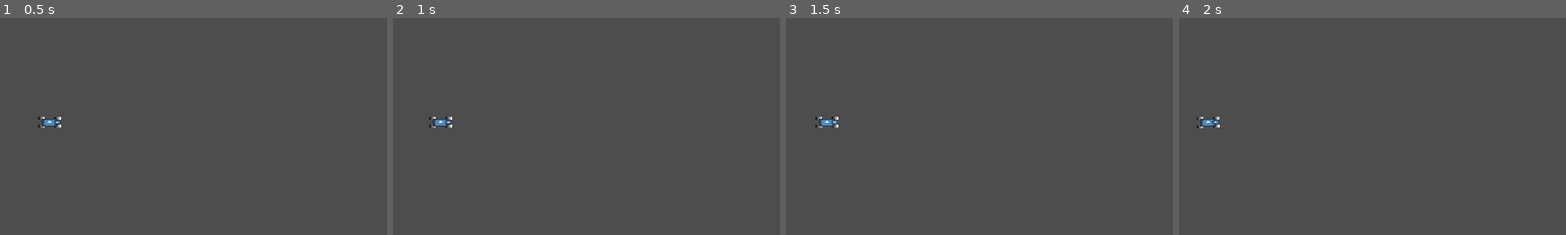
Above: before the commit, frames 1-4 (left to right).
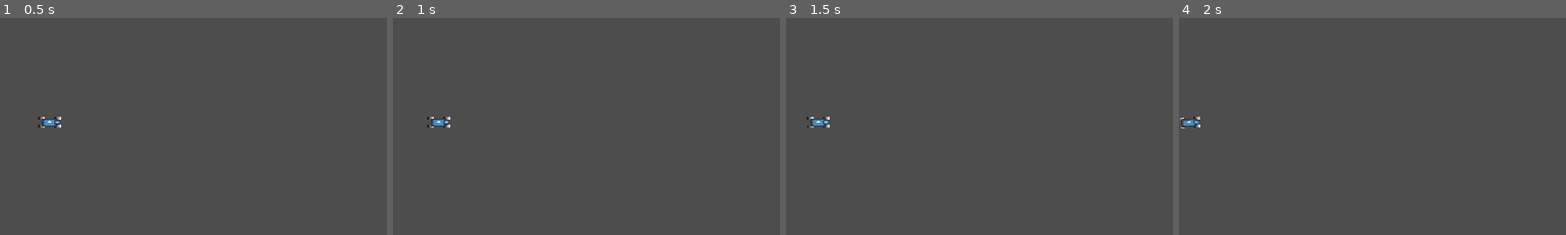
Above: after the commit, the same moments.

Repository: TeddySauyet/AIDriver
Game: Godot game, scene res://src/car/tests/empty_room_test.tscn
Two runs of this game, one before a commit and one after it. Both use one fixed random seed, a clock stepped at 60 frames per second and the inputs below. The project has no main scene, so this scene is started directly. The engine's default icon, where the game draws it, is replaced by a stand-in: a white triangle on a blue panel in a dark square.
Inputs:
- Up to frame 1 (0.5 s): no input
- Up to frame 2 (1 s): tap Enter at 0.5 s; hold Space (backup) from 0.53 s (still down); tap A (a) at 0.6 s; tap D (d) at 0.8 s
- Up to frame 3 (1.5 s): keep holding Space (backup); tap D (d) at 1.35 s
- Up to frame 4 (2 s): keep holding Space (backup); tap S (s) at 1.55 s
The pictures show only the part of the screen within x 0-50%, y 16-65%; the shares and areas given below are measured in that part.

Frame 1 is identical in both runs. In frame 2, 0.2% of the frame differs, in the area x 8-16%, y 45-51%; in frame 3, 0.3%; in frame 4, 0.3%, in the area x 0-11%, y 45-51%.

Commit message:
Added some debuggin colors and whatnot. Not sure I like it tbh. We'll figure it out.

Diff:
--- a/src/car/car.gd
+++ b/src/car/car.gd
@@ -6,18 +6,16 @@
 @onready var wheel_pf : Wheel = %Wheel_PF
 @onready var wheel_pr : Wheel = %Wheel_PR
 
-var driving_force : float = 100
-var braking_force : float = 200
+var driving_force : float = 20000
+var braking_force : float = 200000
 
 var wasd_turn_angle := 20 * PI/180.0
 
-var drag : float = 0.001
+var drag : float = 0.1
 
 @onready var wheels : Array[Wheel] = [wheel_df,wheel_dr,wheel_pf,wheel_pr]
 @onready var front_wheels : Array[Wheel] = [wheel_df,wheel_pf]
 @onready var back_wheels : Array[Wheel] = [wheel_dr,wheel_pr]
-
-
 
 func _physics_process(delta):
 	var driving = Input.get_action_strength('w') * driving_force
@@ -32,6 +30,7 @@
 	#print(turn)
 
 	for wheel in front_wheels:
+		wheel.mass = mass/4
 		wheel.angle = turn * wasd_turn_angle
 		var f := wheel.get_response_force(vel_for_wheel,0.0,braking)
 		f = f.rotated(transform.x.angle())
@@ -39,6 +38,7 @@
 		locations.push_back(wheel.global_position - global_position)
 
 	for wheel in back_wheels:
+		wheel.mass = mass/4
 		var f := wheel.get_response_force(vel_for_wheel,driving,braking)
 		f = f.rotated(transform.x.angle())
 		total_forces.push_back(f)
--- a/src/car/car.tscn
+++ b/src/car/car.tscn
@@ -1,14 +1,36 @@
-[gd_scene load_steps=5 format=3 uid="uid://cjs2mth6xs8ck"]
+[gd_scene load_steps=10 format=3 uid="uid://cjs2mth6xs8ck"]
 
 [ext_resource type="Script" path="res://src/car/car.gd" id="1_8gwus"]
 [ext_resource type="PackedScene" uid="uid://bl6uktmivykty" path="res://src/car/wheel.tscn" id="2_olv8x"]
 [ext_resource type="Texture2D" uid="uid://byqne3cqno5s1" path="res://icon.svg" id="3_x6jew"]
 
+[sub_resource type="Gradient" id="Gradient_b2yit"]
+
+[sub_resource type="GradientTexture1D" id="GradientTexture1D_monu3"]
+resource_local_to_scene = true
+gradient = SubResource("Gradient_b2yit")
+width = 16
+
+[sub_resource type="GradientTexture1D" id="GradientTexture1D_6yea4"]
+resource_local_to_scene = true
+gradient = SubResource("Gradient_b2yit")
+width = 16
+
+[sub_resource type="GradientTexture1D" id="GradientTexture1D_sfo5l"]
+resource_local_to_scene = true
+gradient = SubResource("Gradient_b2yit")
+width = 16
+
+[sub_resource type="GradientTexture1D" id="GradientTexture1D_fkapw"]
+resource_local_to_scene = true
+gradient = SubResource("Gradient_b2yit")
+width = 16
+
 [sub_resource type="RectangleShape2D" id="RectangleShape2D_8x0l0"]
 size = Vector2(40, 20)
 
 [node name="Car" type="RigidBody2D"]
-mass = 4.0
+mass = 400.0
 gravity_scale = 0.0
 script = ExtResource("1_8gwus")
 
@@ -16,17 +38,29 @@
 unique_name_in_owner = true
 position = Vector2(20, -10)
 
+[node name="Sprite2D" parent="Wheel_DF" index="0"]
+texture = SubResource("GradientTexture1D_monu3")
+
 [node name="Wheel_DR" parent="." instance=ExtResource("2_olv8x")]
 unique_name_in_owner = true
 position = Vector2(-20, -10)
+
+[node name="Sprite2D" parent="Wheel_DR" index="0"]
+texture = SubResource("GradientTexture1D_6yea4")
 
 [node name="Wheel_PF" parent="." instance=ExtResource("2_olv8x")]
 unique_name_in_owner = true
 position = Vector2(20, 10)
 
+[node name="Sprite2D" parent="Wheel_PF" index="0"]
+texture = SubResource("GradientTexture1D_sfo5l")
+
 [node name="Wheel_PR" parent="." instance=ExtResource("2_olv8x")]
 unique_name_in_owner = true
 position = Vector2(-20, 10)
+
+[node name="Sprite2D" parent="Wheel_PR" index="0"]
+texture = SubResource("GradientTexture1D_fkapw")
 
 [node name="CollisionShape2D" type="CollisionShape2D" parent="."]
 shape = SubResource("RectangleShape2D_8x0l0")
@@ -39,3 +73,8 @@
 position = Vector2(19, -0.5)
 scale = Vector2(0.125, 0.0703125)
 texture = ExtResource("3_x6jew")
+
+[editable path="Wheel_DF"]
+[editable path="Wheel_DR"]
+[editable path="Wheel_PF"]
+[editable path="Wheel_PR"]
--- a/src/car/wheel.gd
+++ b/src/car/wheel.gd
@@ -8,9 +8,10 @@
 ## the mass in kg pushing down on this wheel (straight down)
 @export var mass : float = 1.0
 ## friction coefficients
-@export var static_friction : float = 5.0 # >0 because 2D simulation
-@export var rolling_friction : float = 0.0
+@export var static_friction : float = 20.0 # >0 because 2D simulation
+@export var rolling_friction : float = 1
 @export var kinetic_friction : float = 10.0
+@export var drift_portion_drive_force : float = 0.5
 ## the value of gravity. m/s
 var gravity : float = ProjectSettings.get_setting("physics/2d/default_gravity")
 
@@ -28,6 +29,11 @@
 func _process(delta: float) -> void:
 	$Sprite2D.rotation = angle
 
+func _ready() -> void:
+	$Sprite2D.texture = GradientTexture1D.new()
+	$Sprite2D.texture.gradient = Gradient.new()
+	$Sprite2D.texture.width = 16
+
 func get_response_force(velocity : Vector2,
 			driving_force : float, applied_braking : float) -> Vector2:
 	var orientation := Vector2(1,0).rotated(angle)
@@ -39,11 +45,12 @@
 	#print(orientation.angle(),'|',transverse_force.angle())
 	if drifting:
 		var friction := -velocity.normalized() * mass*gravity*kinetic_friction
-		var driving := orientation * driving_force
+		var driving := orientation * driving_force * drift_portion_drive_force
 		#do this later probably
 		#var wheel_inertia_force := orientation *
 		result = friction + driving
-		print('drifting')
+		#print('drifting')
+		$Sprite2D.texture.gradient.colors = PackedColorArray([Color(0,0,0), Color(1,0,0)])
 	else:
 		var friction := -velocity.project(orientation)*rolling_friction
 		var driving := orientation * driving_force
@@ -54,5 +61,7 @@
 		#print(transverse_force,'|',friction,'|',driving,'|',braking,'|',velocity)
 		result = transverse_force + friction + driving + braking
 		tire_speed = velocity.length()
+		$Sprite2D.texture.gradient.colors = PackedColorArray([Color(0,0,0), Color(1,1,1)])
+		#print('not drifting')
 	#print(result,'|',velocity, '|',transverse_force,'|',transverse_direction,'|','|',orientation)
 	return result
